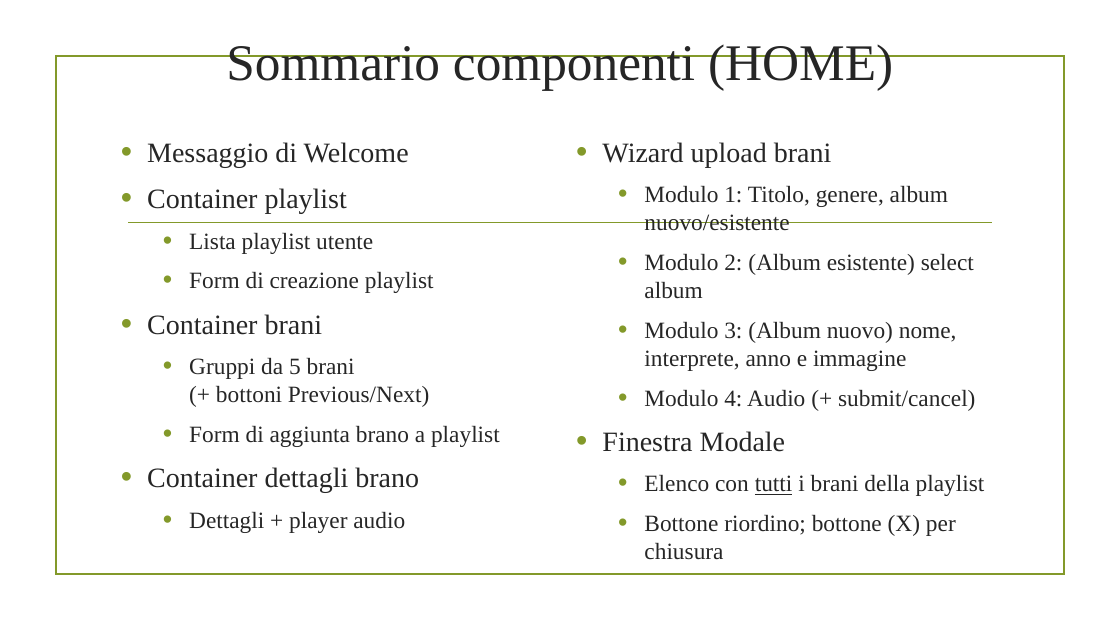
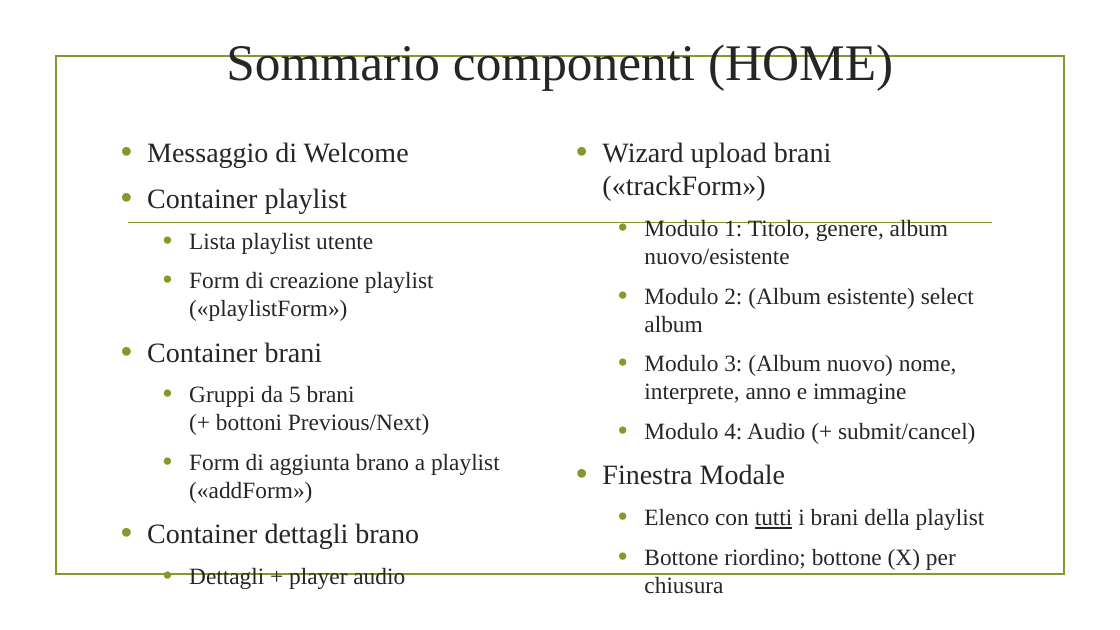
Before and after one commit to alex-atanassov/TIW2021-Atanassov-Bruno, a slide deck: slide 32 of deliverables/Presentazione progetto TIW.pptx. Drawn at 1120x630 pixels with LibreOffice and Linux fonts; fonts in the diff are those of the drawing; background and template pictures are left out. Boxes give left, top, right and bottom in pixels: in the first picture for what was removed or moved away, otherwise in the second. Text is boxed around its words. In the diff, an @@ line names an element or a change of style, - is before the commit and + after.

```diff
--- a/deliverables/Presentazione progetto TIW.pptx
+++ b/deliverables/Presentazione progetto TIW.pptx
@@ text at (602, 142, 832, 201): text changed @@
-• Wizard upload brani
+• Wizard upload brani («trackForm»)
@@ text at (189, 271, 434, 321): text changed @@
-  • Form di creazione playlist
+  • Form di creazione playlist («playlistForm»)
@@ text at (189, 453, 500, 503): text changed @@
-  • Form di aggiunta brano a playlist
+  • Form di aggiunta brano a playlist («addForm»)
```
Also in this commit, not shown: 28 other slides changed, 4 slides added, 3 slides removed.
